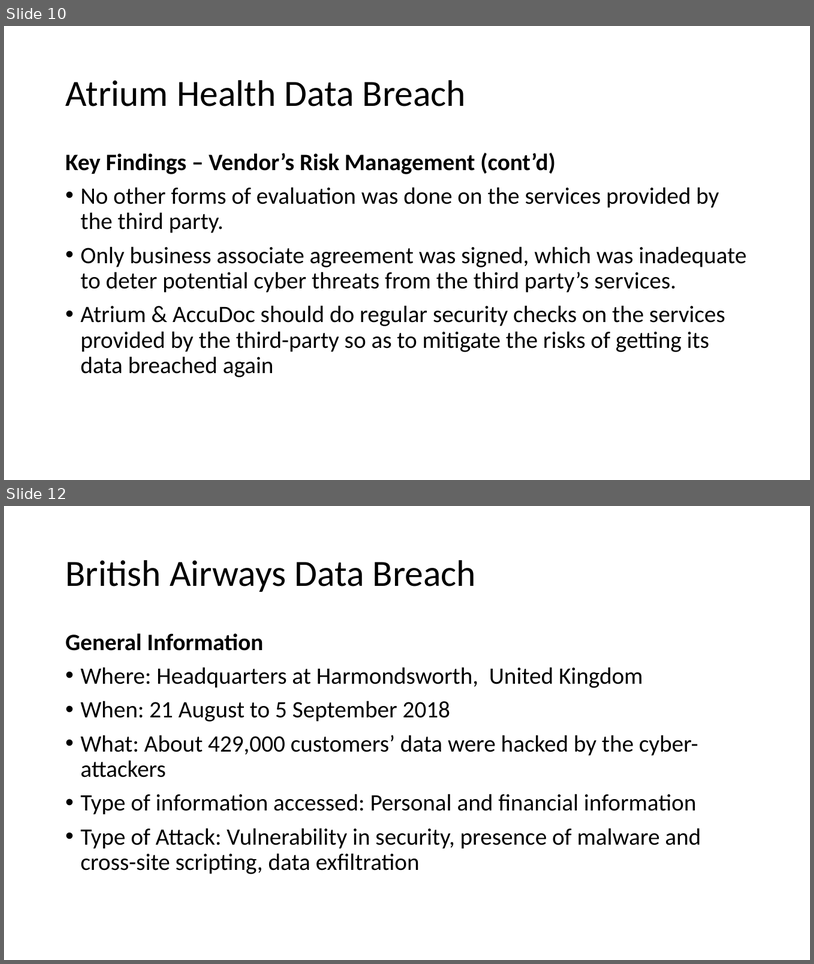
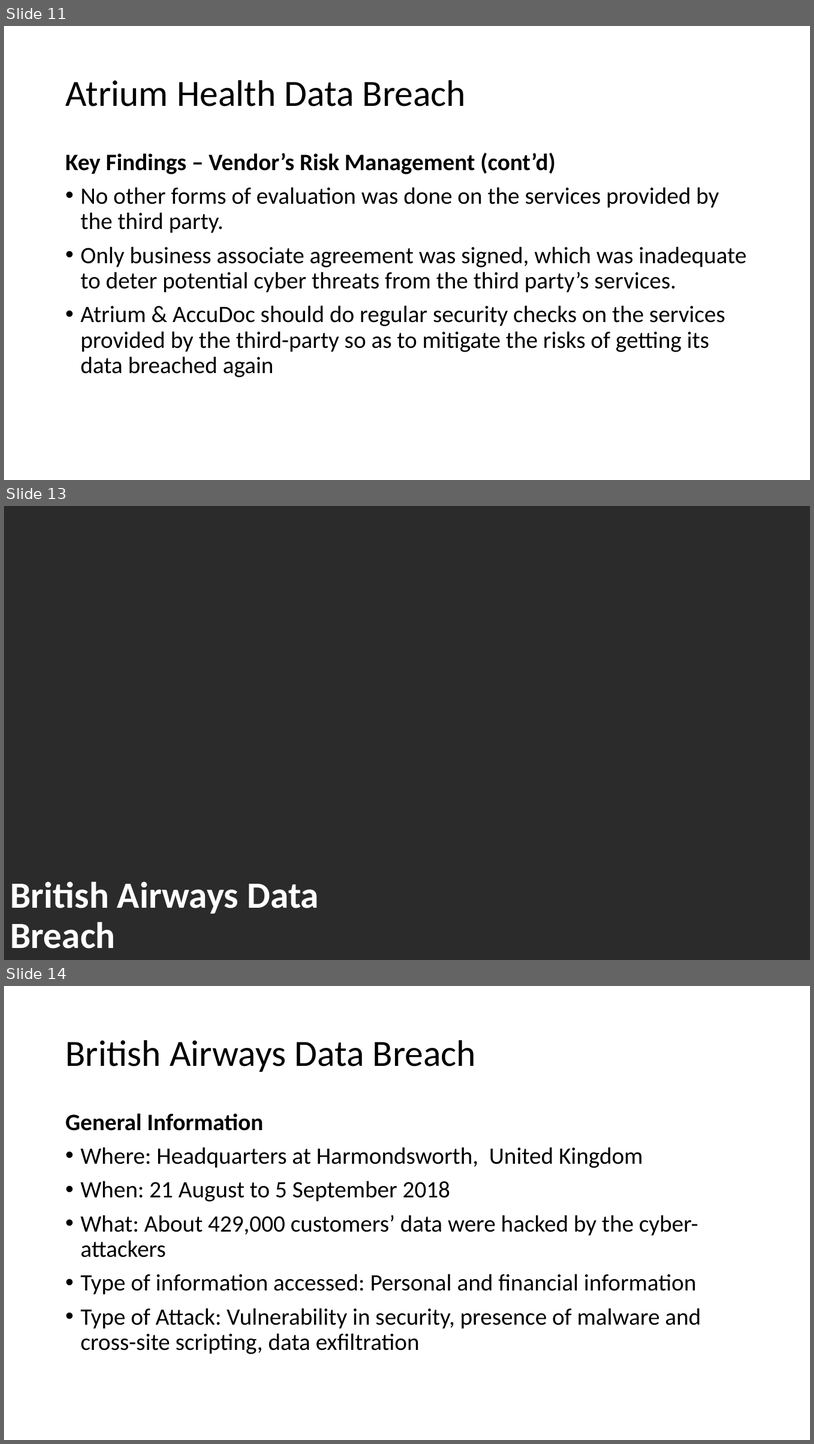
Before and after one commit to nicholasneo78/regression-analysis, a slide deck: CE4062-project.pptx. Shown one above the other, each under a label of ours: slides 10 and 12 before the commit, slides 11, 13 and 14 after it; the slides between them are not shown. The pictures are 814x964 and 814x1444 pixels, drawn with LibreOffice and Linux fonts; fonts in the diff are those of the drawing; background and template pictures are left out; a plain dark background stands for a picture behind light text. Boxes give left, top, right and bottom in pixels: in the first picture for what was removed or moved away, otherwise in the second. Text is boxed around its words. In the diff, an @@ line names an element or a change of style, - is before the commit and + after.

```diff
--- a/CE4062-project.pptx
+++ b/CE4062-project.pptx
@@ slide 13 added at box(4, 506, 810, 960), background picture (left out) @@
@@ text added at box(10, 881, 319, 948), 44 pt, text #FFFFFF, bold @@
+British Airways Data Breach
@@ what was slide 10 is now slide 11 @@
@@ what was slide 12 is now slide 14 @@
```
Also in this commit, not shown: 4 slides changed, 5 other slides added, 2 slides removed.
